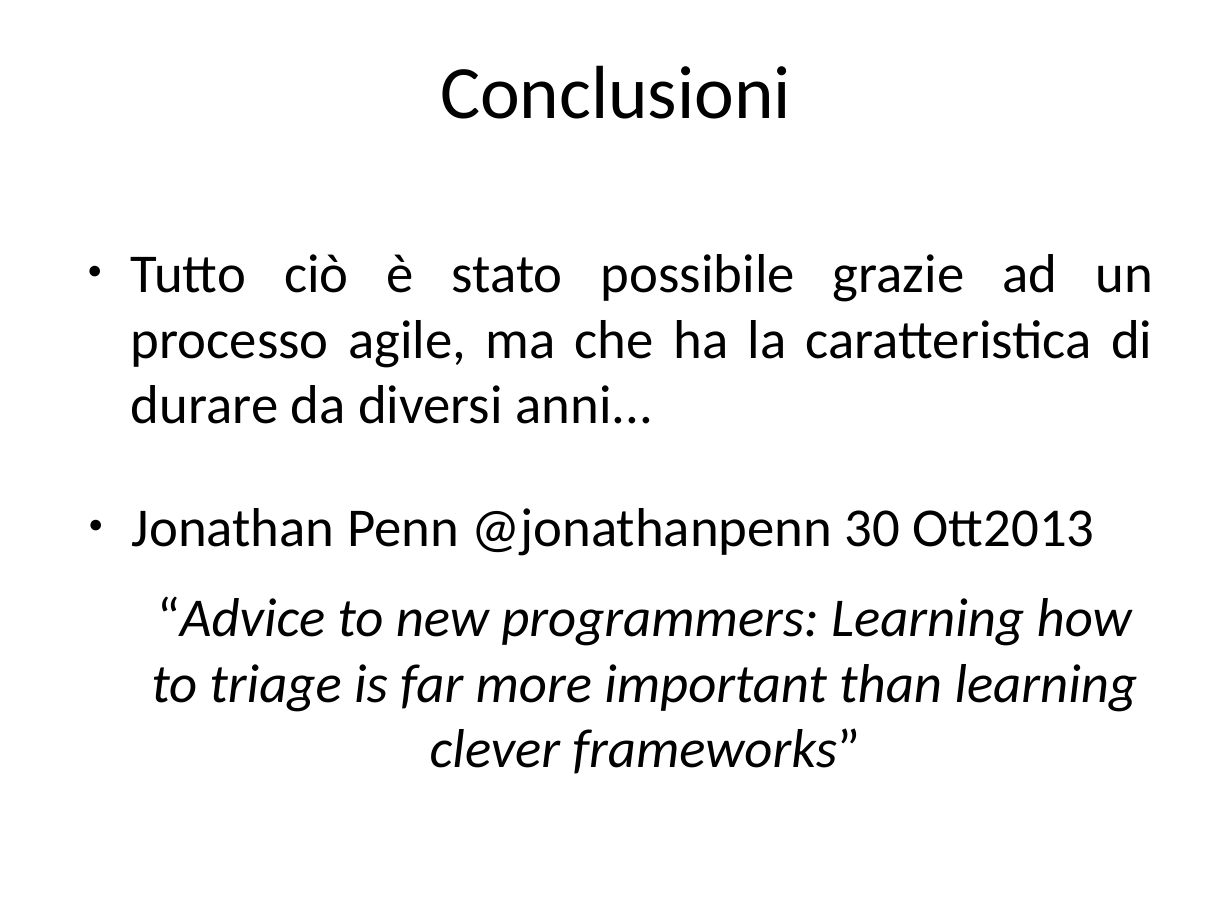
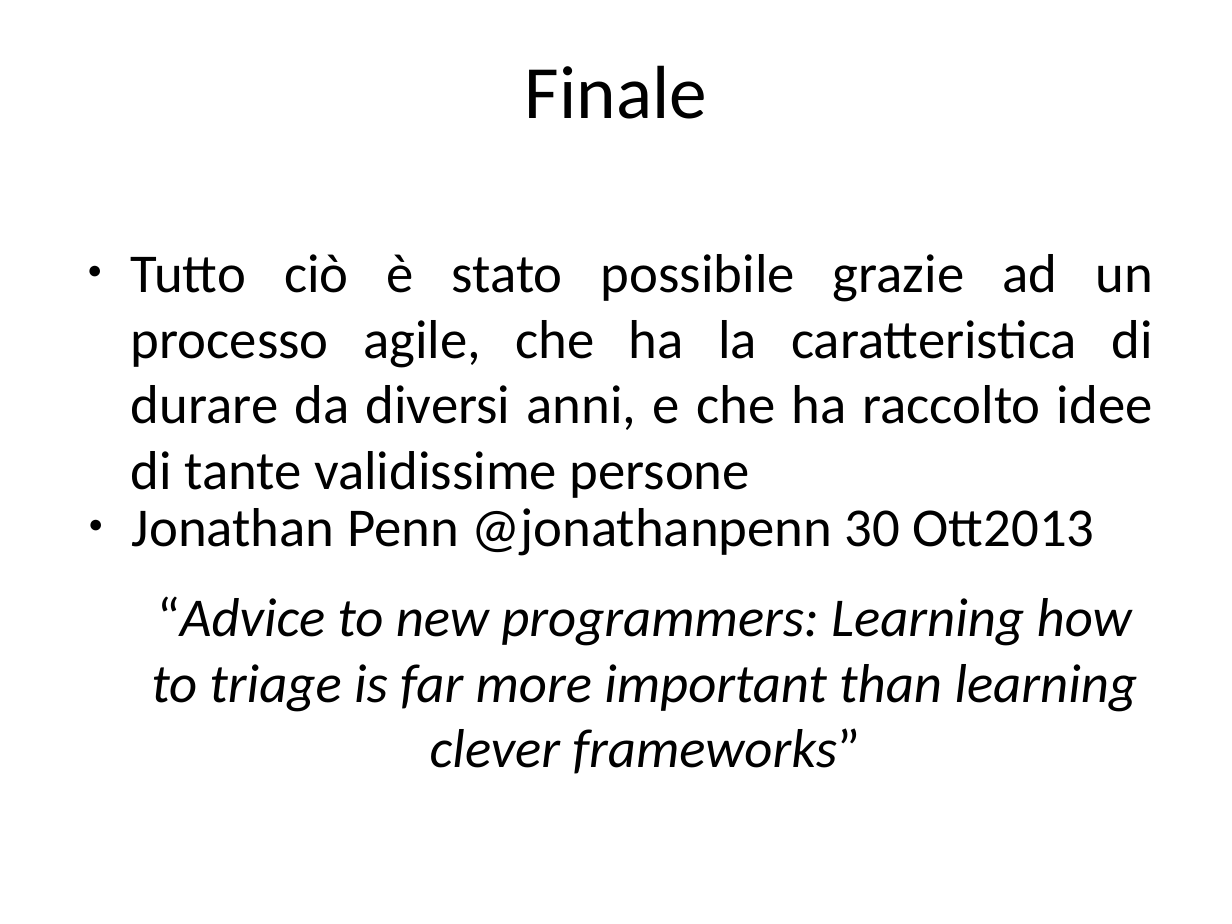
Before and after one commit to guidop/IAD13, a slide deck: slide 52 of La salute del software.odp (slide 50 before the commit). Drawn at 1232x924 pixels with LibreOffice and Linux fonts; fonts in the diff are those of the drawing. Boxes give left, top, right and bottom in pixels: in the first picture for what was removed or moved away, otherwise in the second. Text is boxed around its words. In the diff, an @@ line names an element or a change of style, - is before the commit and + after.

```diff
--- a/La salute del software.odp
+++ b/La salute del software.odp
@@ title at (525, 65, 707, 119): text changed @@
-Conclusioni
+Finale
@@ text at (131, 254, 1153, 498): text changed @@
-● Tutto ciò è stato possibile grazie ad un processo agile, ma che ha la caratteristica di durare da diversi anni...
+● Tutto ciò è stato possibile grazie ad un processo agile, che ha la caratteristica di durare da diversi anni, e che ha raccolto idee di tante validissime persone
```
Also in this commit, not shown: 11 other slides changed, 2 slides added, 2 other files.
